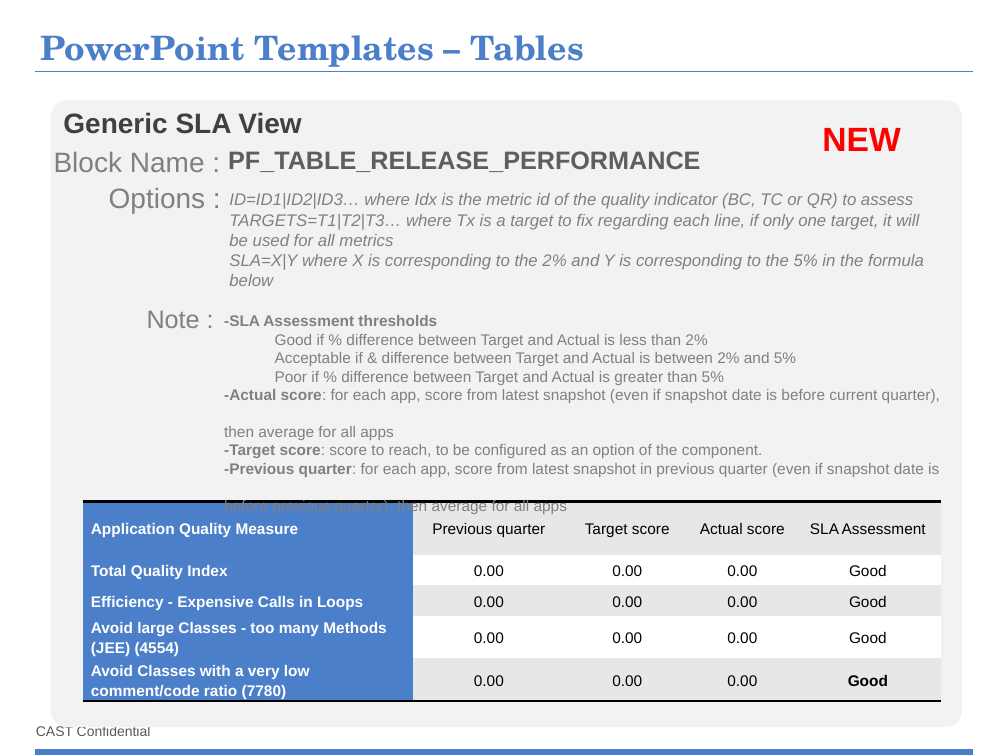
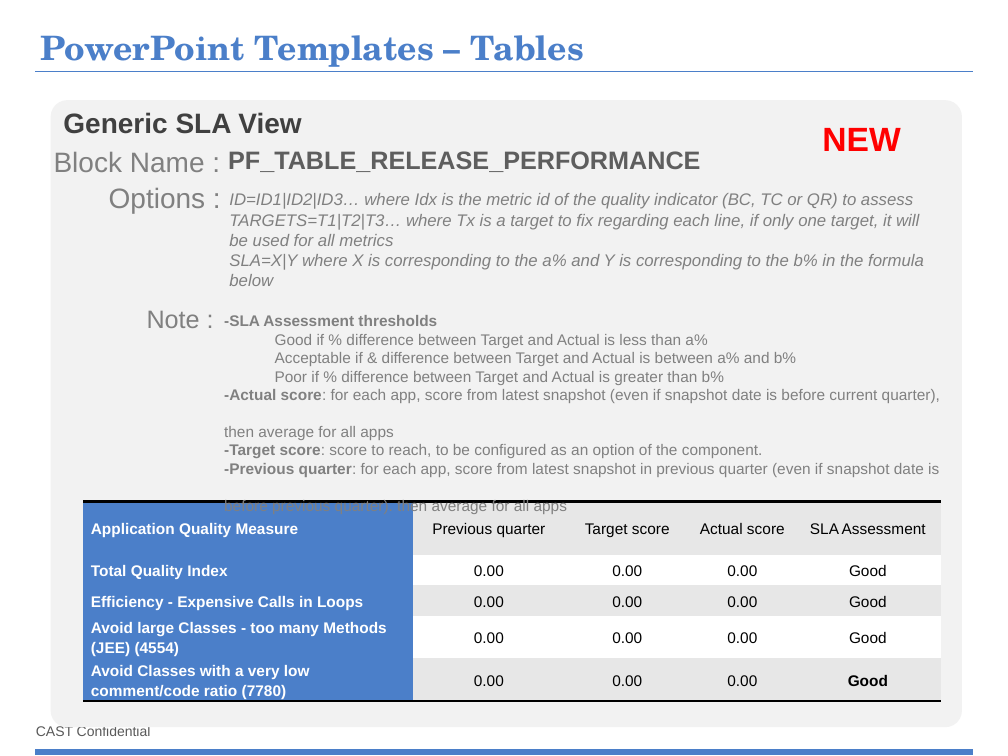
Before and after one commit to CAST-projects/CAST-ReportGenerator, a slide deck: slide 24 of CastReporting.Reporting.Core/Templates/Portfolio/Portfolio component library/1- Portfolio-Powerpoint-components-library.pptx. Drawn at 1008x756 pixels with LibreOffice and Linux fonts; fonts in the diff are those of the drawing; background and template pictures are left out. Boxes give left, top, right and bottom in pixels: in the first picture for what was removed or moved away, otherwise in the second. Text is boxed around its words. In the diff, an @@ line names an element or a change of style, - is before the commit and + after.

```diff
--- a/CastReporting.Reporting.Core/Templates/Portfolio/Portfolio component library/1- Portfolio-Powerpoint-components-library.pptx
+++ b/CastReporting.Reporting.Core/Templates/Portfolio/Portfolio component library/1- Portfolio-Powerpoint-components-library.pptx
@@ text at [229,254,924,286]: text changed @@
-SLA=X|Y where X is corresponding to the 2% and Y is corresponding to the 5% in the formula below
+SLA=X|Y where X is corresponding to the a% and Y is corresponding to the b% in the formula below
@@ text at [275,334,796,385]: text changed @@
-  Good if % difference between Target and Actual is less than 2%
-  Acceptable if & difference between Target and Actual is between 2% and 5%
-  Poor if % difference between Target and Actual is greater than 5%
+  Good if % difference between Target and Actual is less than a%
+  Acceptable if & difference between Target and Actual is between a% and b%
+  Poor if % difference between Target and Actual is greater than b%
```
Also in this commit, not shown: 1 other file.
